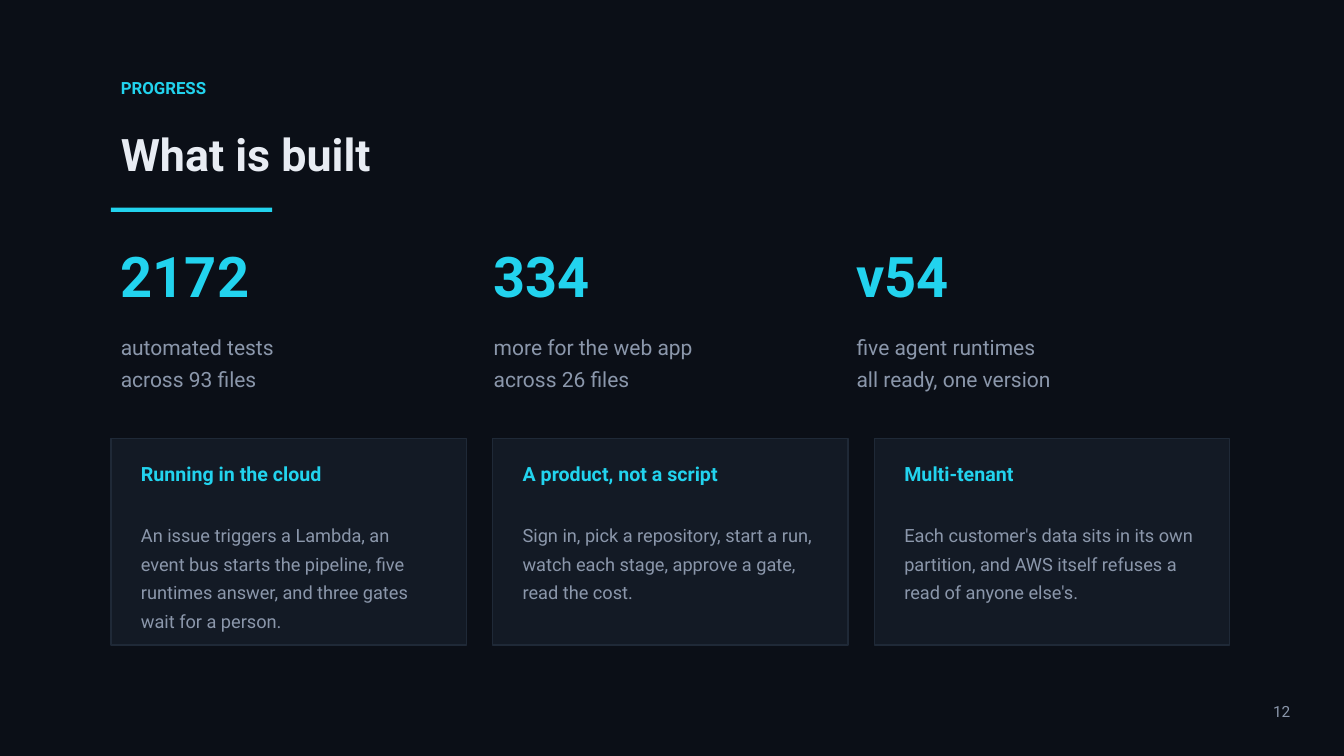
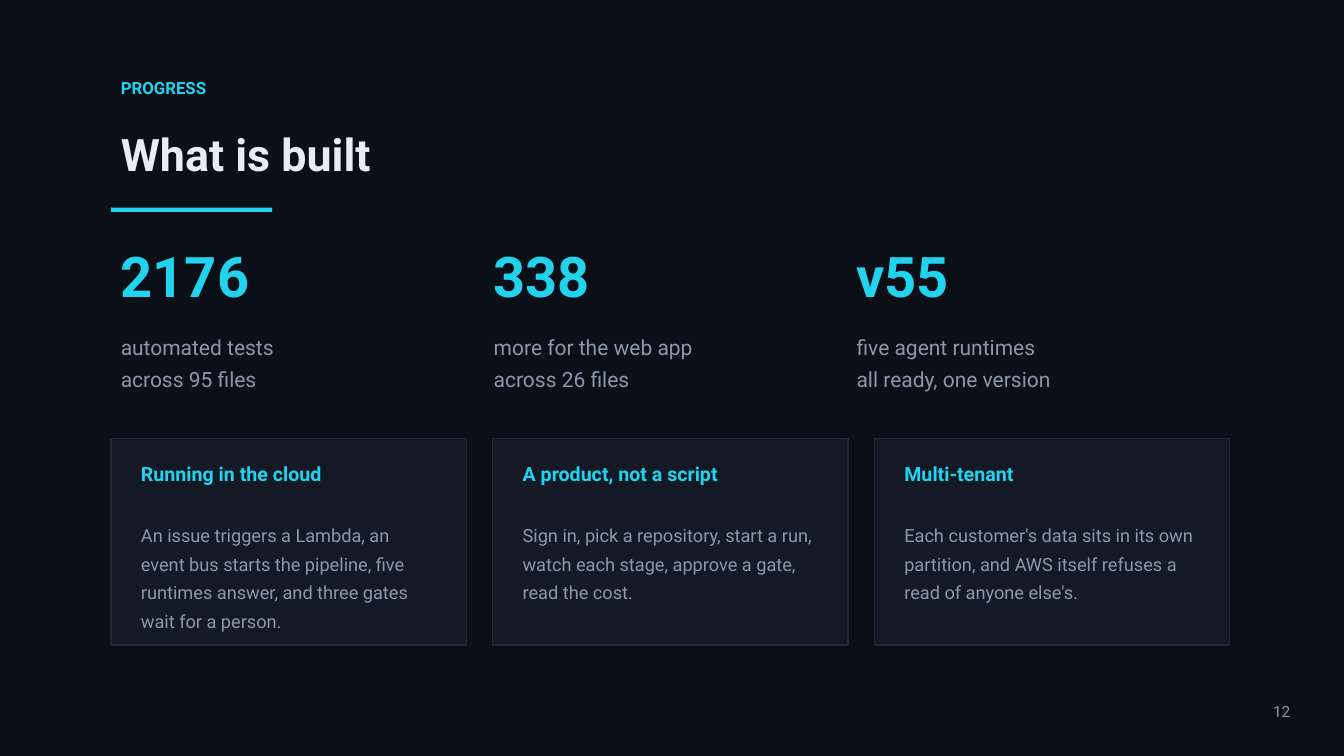
Before and after one commit to mohamedsorour1998/technical-presentations, a slide deck: slide 12 of talks/devops-hackathon-final/pitch/TheAgentOrg-Final.pptx. Drawn at 1344x756 pixels with LibreOffice and Linux fonts; fonts in the diff are those of the drawing. Boxes give left, top, right and bottom in pixels: in the first picture for what was removed or moved away, otherwise in the second. Text is boxed around its words. In the diff, an @@ line names an element or a change of style, - is before the commit and + after.

```diff
--- a/talks/devops-hackathon-final/pitch/TheAgentOrg-Final.pptx
+++ b/talks/devops-hackathon-final/pitch/TheAgentOrg-Final.pptx
@@ text at [121, 256, 249, 298]: text changed @@
-2172
+2176
@@ text at [494, 256, 590, 298]: text changed @@
-334
+338
@@ text at [857, 257, 949, 298]: text changed @@
-v54
+v55
@@ text at [121, 371, 257, 387]: text changed @@
-across 93 files
+across 95 files
```
Also in this commit, not shown: 3 other files.
